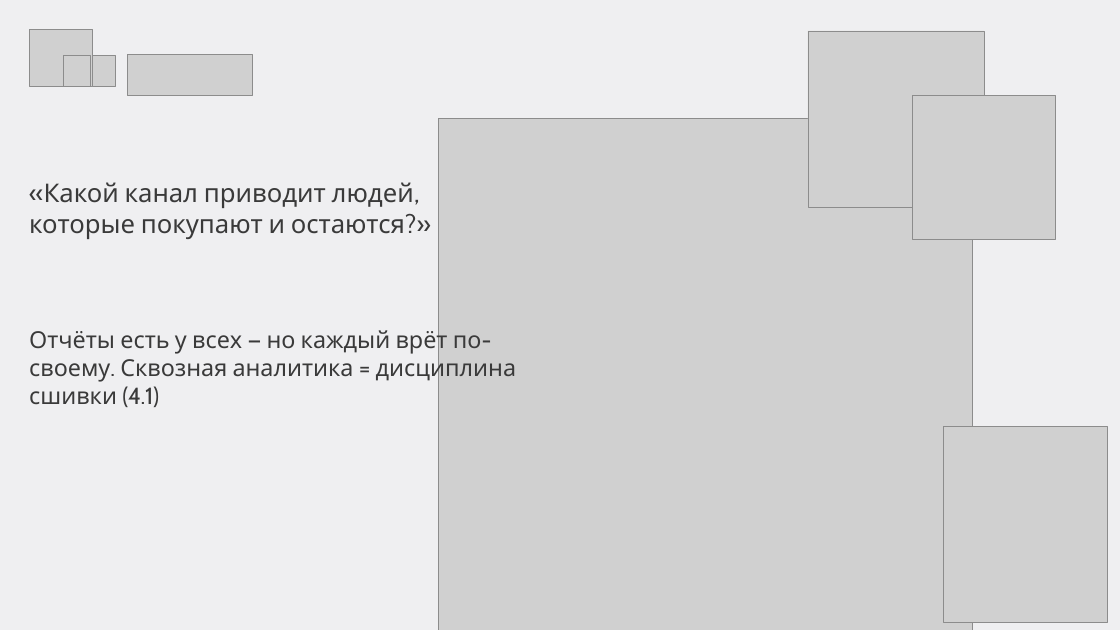
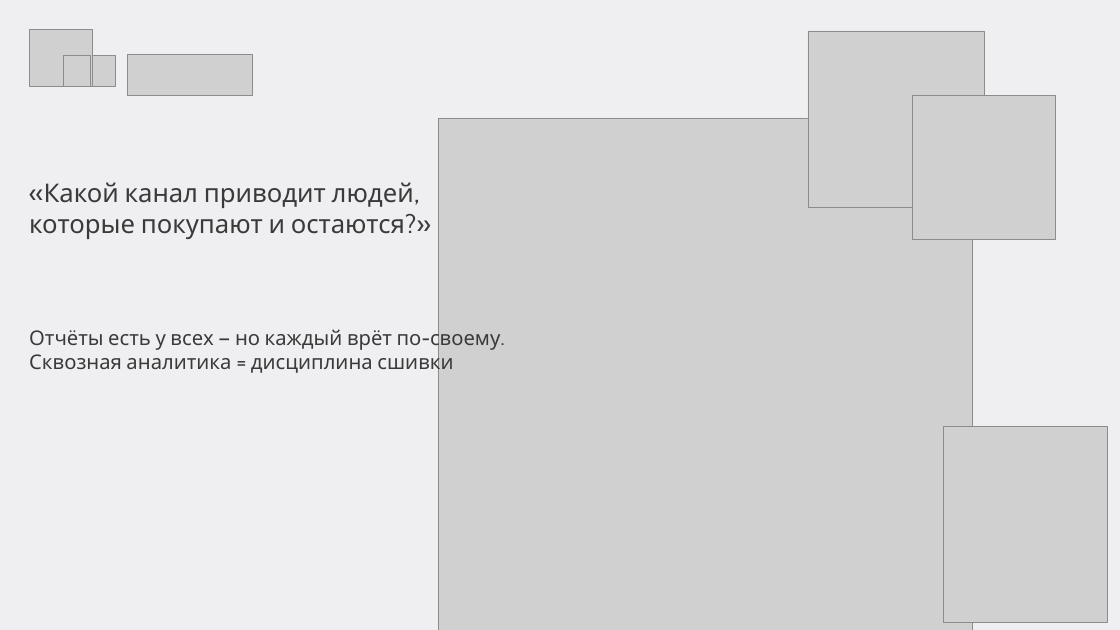
Before and after one commit to gavnukkk97/analytics-lectures, a slide deck: slide 26 of Драфт/маркетинговая-аналитика/presentations/Лекция 03 — Каналы и атрибуция (модули 3–4).pptx (slide 14 before the commit). Drawn at 1120x630 pixels with LibreOffice and Linux fonts; fonts in the diff are those of the drawing; grey boxes stand for pictures; background and template pictures are left out. Boxes give left, top, right and bottom in pixels: in the first picture for what was removed or moved away, otherwise in the second. Text is boxed around its words. In the diff, an @@ line names an element or a change of style, - is before the commit and + after.

Commit message:
Лекция 03 (2026-10-17): каналы, сквозная аналитика и атрибуция — финальная дека (58 слайдов) + README со ссылками (vc.ru, Шепли, Марков, YouTube); генераторы и 15 визуализаций (каналы, схемы, под капотом ML)

```diff
--- a/Драфт/маркетинговая-аналитика/presentations/Лекция 03 — Каналы и атрибуция (модули 3–4).pptx
+++ b/Драфт/маркетинговая-аналитика/presentations/Лекция 03 — Каналы и атрибуция (модули 3–4).pptx
@@ text at <box>29,326,500,376</box>: text changed; size 30 to 26 pt @@
-Отчёты есть у всех — но каждый врёт по-своему. Сквозная аналитика = дисциплина сшивки (4.1)
+Отчёты есть у всех — но каждый врёт по-своему. Сквозная аналитика = дисциплина сшивки
```
Also in this commit, not shown: 24 other slides changed, 33 slides added, 10 slides removed, 24 other files.
